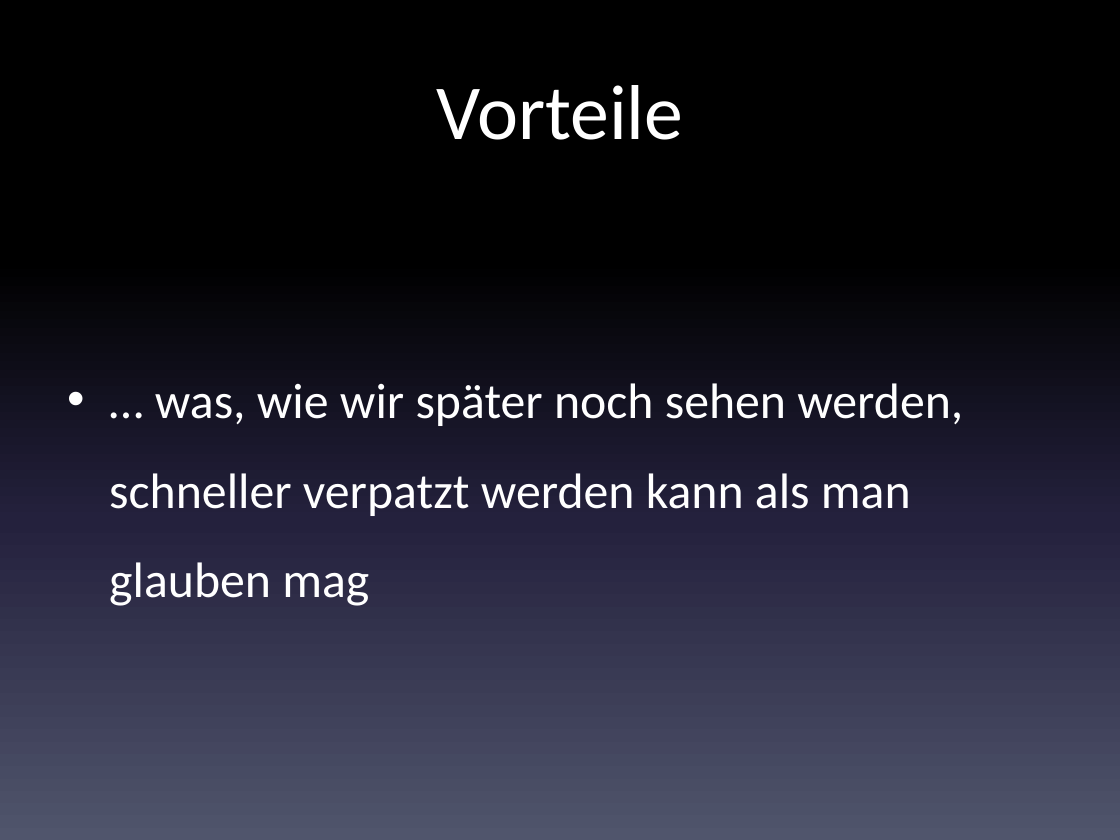
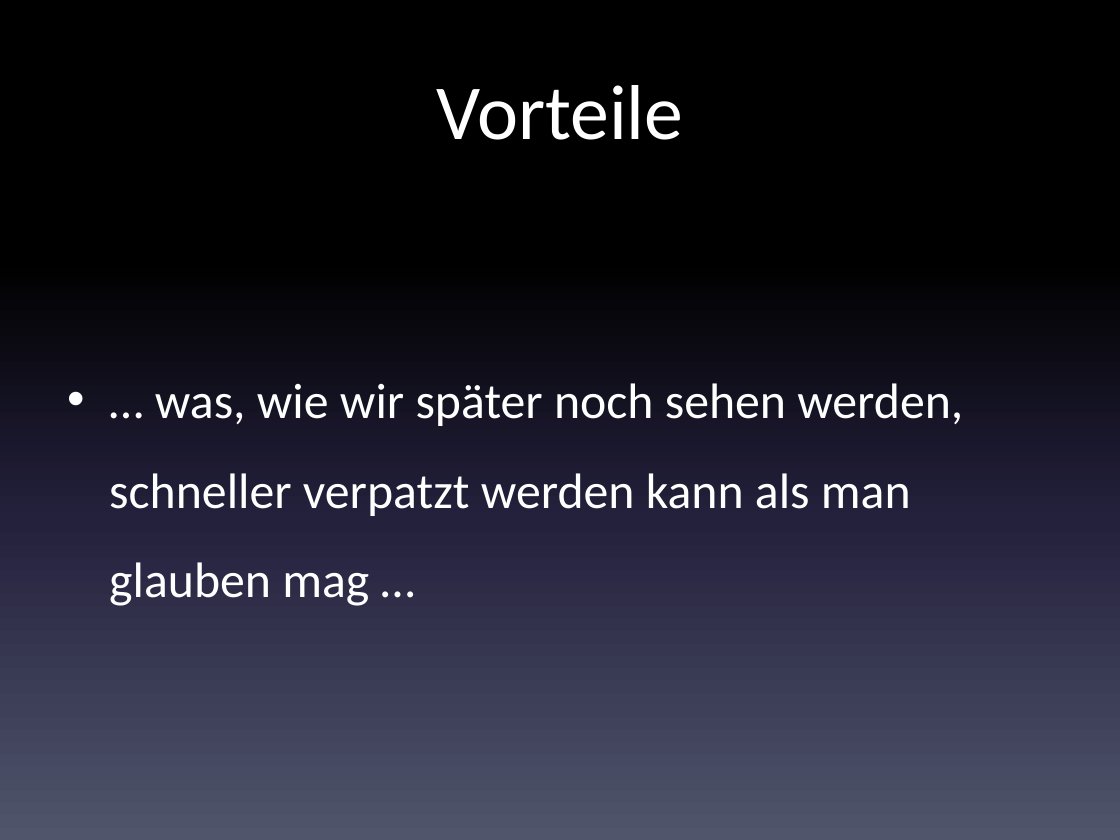
Before and after one commit to code-nirvana/oauth2_opidc_dwx2014, a slide deck: slide 27 of OAuth2_OpenIdConnect.pptx (slide 28 before the commit). Drawn at 1120x840 pixels with LibreOffice and Linux fonts; fonts in the diff are those of the drawing. Boxes give left, top, right and bottom in pixels: in the first picture for what was removed or moved away, otherwise in the second. Text is boxed around its words. In the diff, an @@ line names an element or a change of style, - is before the commit and + after.

```diff
--- a/OAuth2_OpenIdConnect.pptx
+++ b/OAuth2_OpenIdConnect.pptx
@@ text at (x1=109, y1=383, x2=963, y2=606): text changed @@
-• … was, wie wir später noch sehen werden, schneller verpatzt werden kann als man glauben mag
+• … was, wie wir später noch sehen werden, schneller verpatzt werden kann als man glauben mag …
```
Also in this commit, not shown: 24 other slides changed, 2 slides added, 22 slides removed.
